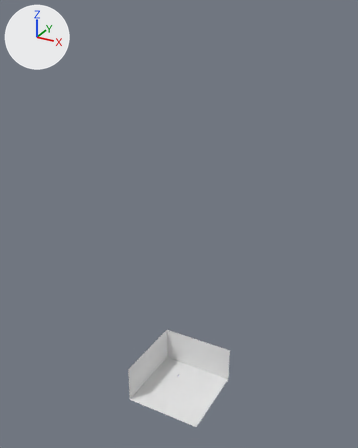
The Blender file forMap/がらくたモデル入れ/Magic.blend, before and after one commit.
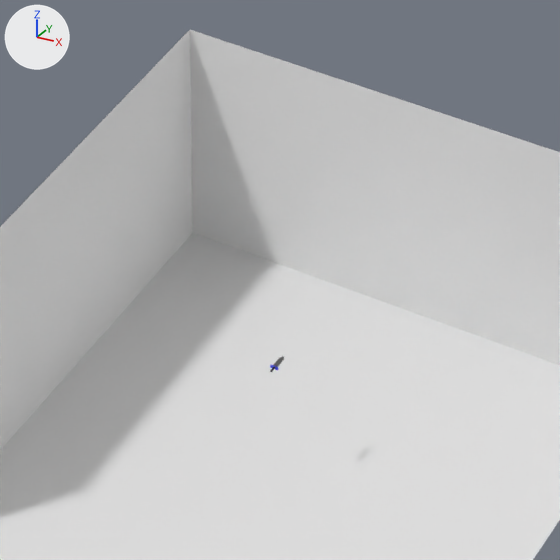
The first picture shows the older version from a 50 mm camera at (51.3, -94.1, 96.9) aimed at (-0.8, 0.7, 49.5). The close-ups show both versions on the part from 39% to 61% of the width and 73% to 90% of the height of that picture; other places that the commit changed are outside them. Lighting does not change. The marker at upper left points along +X, +Y and +Z.

Names of what the first close-up shows: '円', '円柱.004', '平面.003'.
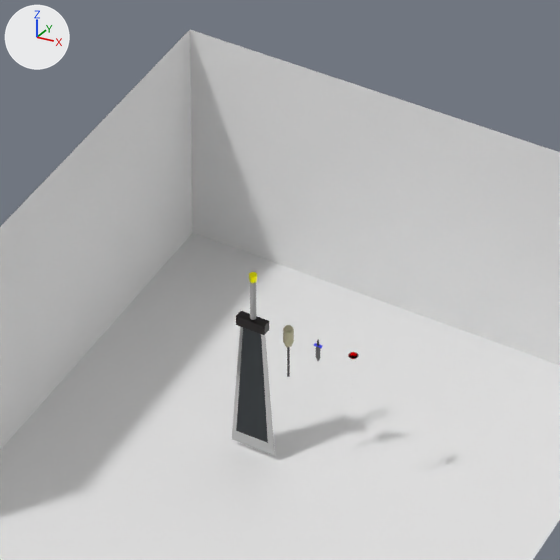
Where the change shows, as pixel boxes (x1, y1, x2, y2) in the close-ups (560 x 560 px):
'立方体', shown
    after: (236, 328, 268, 443)
'立方体.001', shown
    after: (232, 326, 275, 456)
'立方体.002', shown
    after: (236, 311, 269, 335)
'円柱.018', added
    after: (250, 282, 256, 320)
'円.001', added
    after: (283, 325, 294, 346)
'円', moved, turned
    before: (273, 356, 284, 367)
    after: (316, 347, 320, 361)
'円柱.005', added
    after: (287, 347, 290, 377)
'円柱.003', shown
    after: (249, 272, 257, 283)
'円柱.002', shown
    after: (349, 352, 358, 359)
'円柱.004', moved, turned
    before: (270, 367, 275, 372)
    after: (317, 340, 319, 346)
'立方体.004', deleted
    before: (270, 365, 278, 370)
'立方体.003', shown
    after: (314, 343, 322, 348)

The change, as a diff of the scene's bpy script:
```diff
--- a/forMap/がらくたモデル入れ/Magic.blend.py
+++ b/forMap/がらくたモデル入れ/Magic.blend.py
@@ ob_円柱_002 @@
 ob_円柱_002 = bpy.data.objects.new('円柱.002', me_円柱_002)
-ob_円柱_002.location = (0.0, 0.0, 8.79)
-ob_円柱_002.scale = (0.653, 0.653, 0.235)
-ob_円柱_002.hide_set(True)  # its collection is switched off
+ob_円柱_002.location = (2.63, 0.0, 6.67)
+ob_円柱_002.scale = (0.179, 0.179, 0.0642)
@@ ob_立方体 @@
 ob_立方体.scale = (0.104, 0.813, 2.63)
-ob_立方体.hide_set(True)  # its collection is switched off
@@ ob_立方体_001 @@
 ob_立方体_001.scale = (0.105, 1.04, 2.81)
-ob_立方体_001.hide_set(True)  # its collection is switched off
@@ ob_立方体_002 @@
 ob_立方体_002.scale = (0.197, 0.605, 0.183)
-ob_立方体_002.hide_set(True)  # its collection is switched off
@@ ob_円柱_003 @@
 ob_円柱_003 = bpy.data.objects.new('円柱.003', me_円柱_003)
-ob_円柱_003.location = (-1.55, 0.01, 8.7)
+ob_円柱_003.location = (-1.54, 0.0, 8.49)
 ob_円柱_003.scale = (0.136, 0.136, 0.136)
-ob_円柱_003.hide_set(True)  # its collection is switched off
@@ ob_立方体_003 @@
 ob_立方体_003.location = (-0.05, -0.71, 5.78)
-ob_立方体_003.scale = (0.0665, 0.366, 0.026)
-ob_立方体_003.hide_set(True)
+ob_立方体_003.rotation_euler = (4.712, 0.0, 0.0)  # degrees (270, 0, 0)
+ob_立方体_003.scale = (0.158, 0.0167, 0.0592)
@@ ob_立方体_004 @@
-ob_立方体_004 = bpy.data.objects.new('立方体.004', me_立方体_005)
@@ ob_円柱_004 @@
 ob_円柱_004 = bpy.data.objects.new('円柱.004', me_円柱_004)
-ob_円柱_004.location = (-0.05, -1.22, 5.79)
-ob_円柱_004.rotation_euler = (1.571, 0.0, 0.0)  # degrees (90, 0, 0)
+ob_円柱_004.location = (0.77, 0.76, 5.86)
+ob_円柱_004.rotation_euler = (6.283, 0.0, 0.0)  # degrees (360, 0, 0)
 ob_円柱_004.scale = (0.0388, 0.0388, 0.121)
@@ ob_円 @@
 ob_円 = bpy.data.objects.new('円', me_円_003)
-ob_円.location = (-0.05, -1.12, 5.78)
-ob_円.rotation_euler = (-2.813, 1.551, -1.242)  # degrees (-161, 89, -71)
+ob_円.location = (0.77, 0.76, 5.75)
+ob_円.rotation_euler = (-3.142, 6.264, -1.564)  # degrees (-180, 359, -90)
 ob_円.scale = (0.0306, 0.0982, 0.131)
@@ ob_円_001 @@
+ob_円_001 = bpy.data.objects.new('円.001', me_円)  # 48 vertices, 50 faces; spans x -0.92..0.92, y -0.92..0.92, z 0.0..1.82; in mat_マテリアル_014 (beige #b3af91)
+ob_円_001.location = (-0.05, -0.03, 6.11)
+ob_円_001.scale = (0.21, 0.21, 0.381)
@@ ob_円柱_006 @@
+ob_円柱_006 = bpy.data.objects.new('円柱.006', me_円柱_007)  # a 32-sided cylinder along z spanning x -1.0..1.0, y -1.0..1.0, z -1.0..1.0; in mat_マテリアル_017 (beige #b3af91)
+ob_円柱_006.location = (-0.05, -0.03, 6.09)
+ob_円柱_006.scale = (0.138, 0.138, 0.0619)
@@ ob_円柱_005 @@
+ob_円柱_005 = bpy.data.objects.new('円柱.005', me_円柱_006)  # a 32-sided cylinder along z spanning x -1.0..1.0, y -1.0..1.0, z -1.0..1.0; in mat_マテリアル_018 (dark grey #454545)
+ob_円柱_005.location = (-0.05, -0.03, 5.37)
+ob_円柱_005.scale = (0.0462, 0.0462, 0.798)
@@ ob_円柱_018 @@
+ob_円柱_018 = bpy.data.objects.new('円柱.018', me_円柱_021)  # 2048 vertices, 1568 faces; spans x -1.0..1.0, y -1.0..1.0, z -8.7..22.3; in mat_マテリアル_019 (grey #a9a9a9)
+ob_円柱_018.location = (-1.54, 0.0, 7.13)
+ob_円柱_018.scale = (0.117, 0.117, 0.0546)
```
